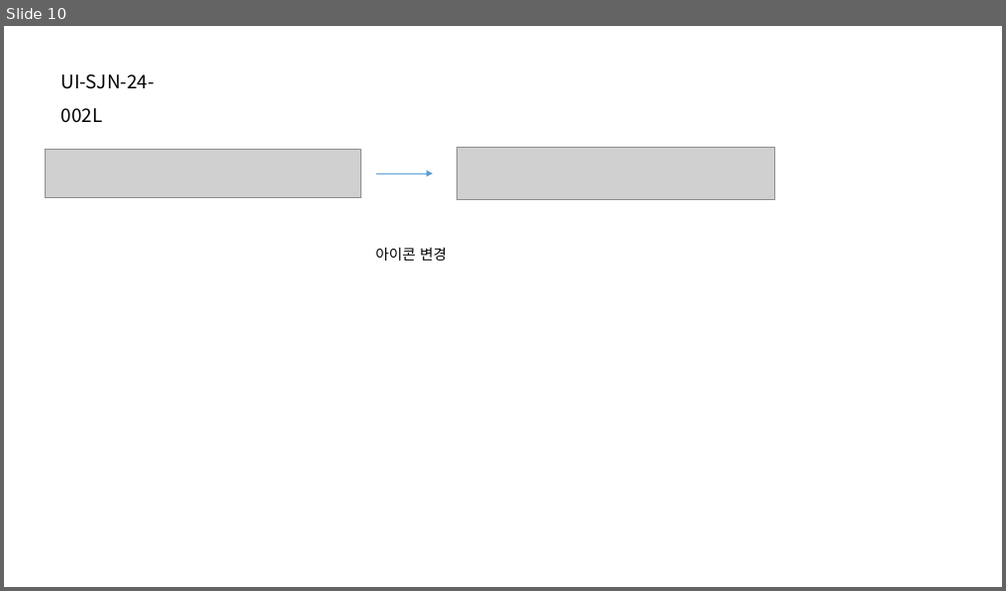
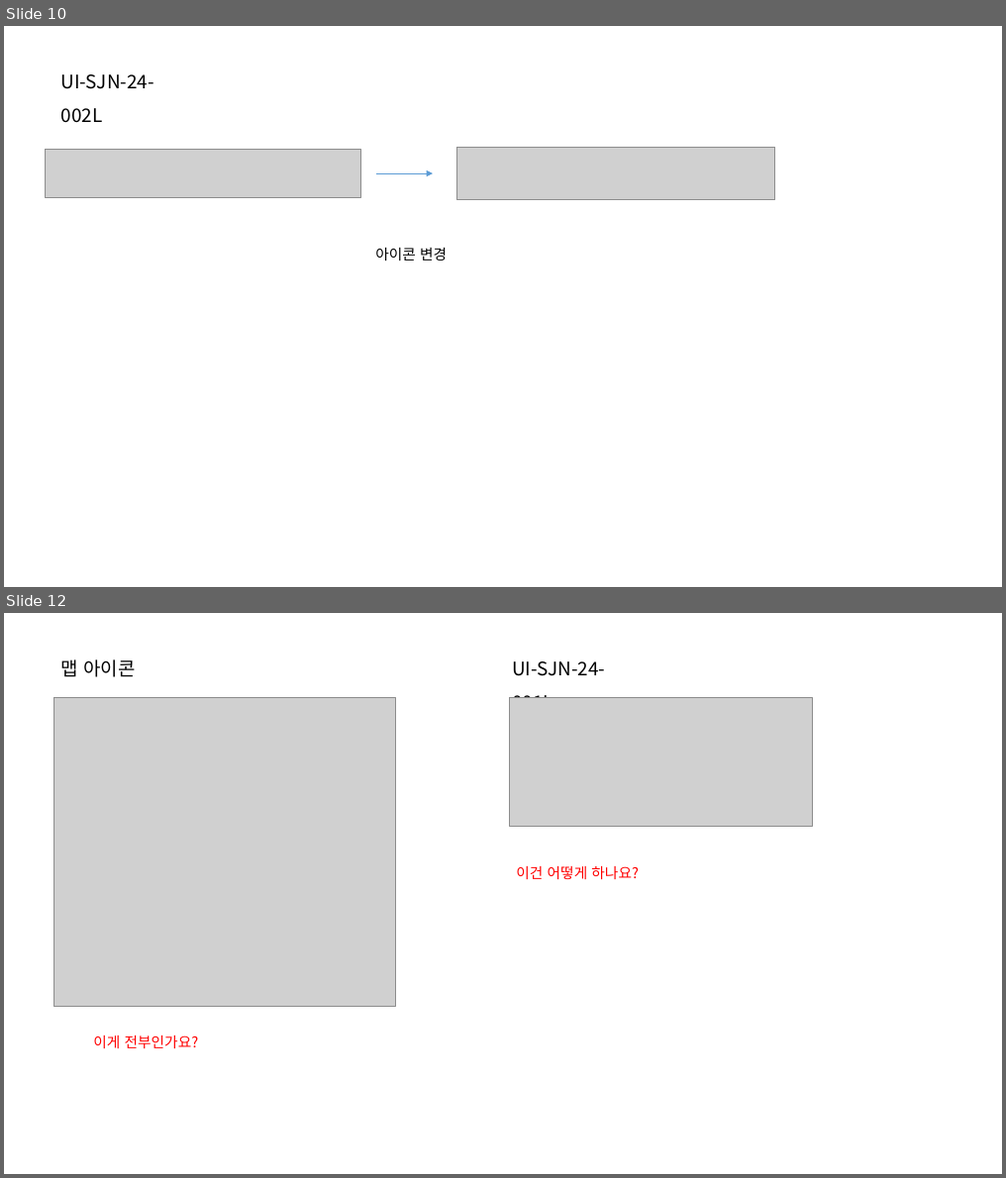
Before and after one commit to jeoungGyy/sejong, a slide deck: ppt/03-28.pptx. Shown one above the other, each under a label of ours: slide 10 before the commit, slides 10 and 12 after it; the slides between them are not shown. The pictures are 1006x591 and 1006x1178 pixels, drawn with LibreOffice and Linux fonts; fonts in the diff are those of the drawing; grey boxes stand for pictures. Boxes give left, top, right and bottom in pixels: in the first picture for what was removed or moved away, otherwise in the second. Text is boxed around its words. In the diff, an @@ line names an element or a change of style, - is before the commit and + after.

Commit message:
03-28.pptx 수정 - 11, 12페이지 추가

```diff
--- a/ppt/03-28.pptx
+++ b/ppt/03-28.pptx
@@ slide 12 added at [4, 613, 1002, 1174], background #FFFFFF @@
@@ text added at [61, 660, 135, 677], 18 pt, text #000000 @@
+맵 아이콘
@@ text added at [512, 662, 605, 698], 18 pt, text #000000 @@
+UI-SJN-24-001L
@@ picture added at [54, 697, 395, 1007] @@
@@ picture added at [509, 697, 813, 827] @@
@@ text added at [516, 866, 639, 879], 14 pt, text #FF0000 @@
+이건 어떻게 하나요?
@@ text added at [93, 1036, 199, 1049], 14 pt, text #FF0000 @@
+이게 전부인가요?
```
Also in this commit, not shown: 1 other slide added, 7 other files.
